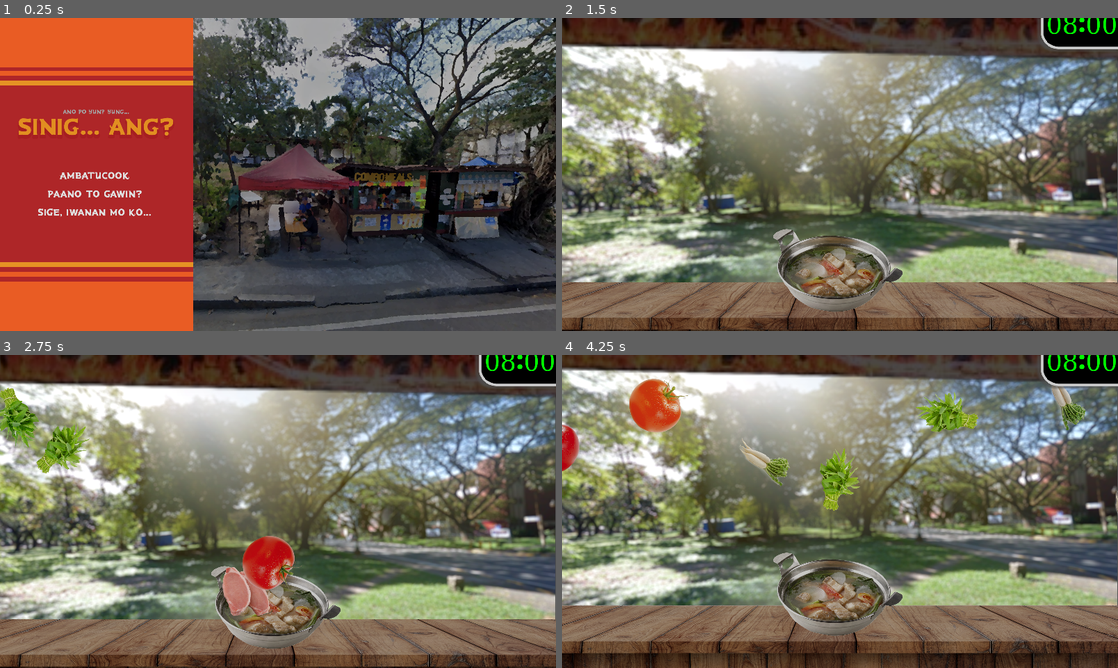
Above: before the commit, frames 1-4 (two rows, left to right).
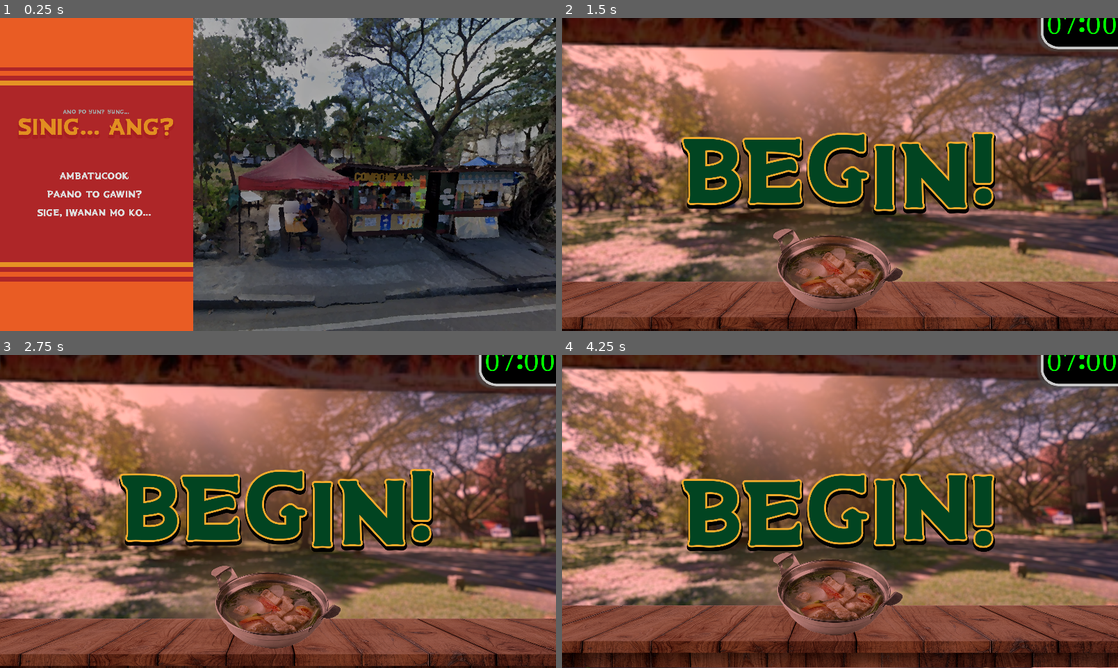
Above: after the commit, the same moments.

Repository: FlamingHerb/develup-chapter-1-quest
Game: Godot game, scene res://scenes/main_menu.tscn
Same seed, same stepped clock (60 frames per second), same inputs: the game is played once before the commit and once after it. The engine's default icon, where the game draws it, is replaced by a stand-in: a white triangle on a blue panel in a dark square. Sound files missing from this copy of the repository are replaced by a short silence.
Inputs (mouse positions are in pixels of both pictures, inside the frame that each line leads up to):
- Up to frame 1 (0.25 s): no input
- Up to frame 2 (1.5 s): click "Ambatucook" at 0.5 s; tap Enter at 1.25 s; move the mouse to (962, 158) at 1.27 s; hold Space from 1.28 s (still down); click (962, 158) at 1.42 s
- Up to frame 3 (2.75 s): move the mouse to (461, 401) at 2.02 s; release Space at 2.03 s; tap Space at 2.1, 2.27, 2.57 s; click (461, 401) at 2.17 s
- Up to frame 4 (4.25 s): move the mouse to (834, 567) at 2.77 s; hold Space 2.78-3.53 s; click (834, 567) at 2.92 s; move the mouse to (867, 558) at 3.52 s; tap Space at 3.6, 3.77, 4.07 s; click (867, 558) at 3.67 s

The runs differ from the first frame. In frame 1, 0.3% of the frame differs, in the area x 6-27%, y 49-64%; in frame 2, 78%; in frame 3, 79%; in frame 4, 80%, in the area x 0-100%, y 0-100%.

Commit message:
feat: working stuff

Diff:
--- a/project.godot
+++ b/project.godot
@@ -23,14 +23,14 @@
 [display]
 
 window/stretch/mode="canvas_items"
+window/vsync/vsync_mode=2
 window/snap/snap_2d_vertices_to_pixel=true
 
 [physics]
 
 2d/run_on_separate_thread=true
+common/physics_interpolation=true
 
 [rendering]
 
-anti_aliasing/quality/msaa_2d=3
-2d/snap/snap_2d_transforms_to_pixel=true
 2d/snap/snap_2d_vertices_to_pixel=true
--- a/scenes/game_main.tscn
+++ b/scenes/game_main.tscn
@@ -69,6 +69,68 @@
 font_size = 52
 font_color = Color(1, 0, 0, 1)
 
+[sub_resource type="StyleBoxEmpty" id="StyleBoxEmpty_0my7p"]
+content_margin_top = 30.0
+
+[sub_resource type="Animation" id="Animation_v4jiy"]
+length = 0.001
+tracks/0/type = "value"
+tracks/0/imported = false
+tracks/0/enabled = true
+tracks/0/path = NodePath("UIStuff/ComboPanel:position")
+tracks/0/interp = 1
+tracks/0/loop_wrap = true
+tracks/0/keys = {
+"times": PackedFloat32Array(0),
+"transitions": PackedFloat32Array(1),
+"update": 0,
+"values": [Vector2(-280, 0)]
+}
+tracks/1/type = "value"
+tracks/1/imported = false
+tracks/1/enabled = true
+tracks/1/path = NodePath("UIStuff/RoundStart:visible_ratio")
+tracks/1/interp = 1
+tracks/1/loop_wrap = true
+tracks/1/keys = {
+"times": PackedFloat32Array(0),
+"transitions": PackedFloat32Array(1),
+"update": 0,
+"values": [1.0]
+}
+
+[sub_resource type="Animation" id="Animation_2xmc5"]
+resource_name = "begin_animation"
+length = 7.5
+tracks/0/type = "value"
+tracks/0/imported = false
+tracks/0/enabled = true
+tracks/0/path = NodePath("UIStuff/RoundStart:visible_ratio")
+tracks/0/interp = 1
+tracks/0/loop_wrap = true
+tracks/0/keys = {
+"times": PackedFloat32Array(0, 0.5, 7, 7.5),
+"transitions": PackedFloat32Array(1, 1, 1, 1),
+"update": 0,
+"values": [0.0, 1.0, 1.0, 0.0]
+}
+
+[sub_resource type="Animation" id="Animation_esw2s"]
+resource_name = "hide_combo"
+length = 0.5
+tracks/0/type = "value"
+tracks/0/imported = false
+tracks/0/enabled = true
+tracks/0/path = NodePath("UIStuff/ComboPanel:position")
+tracks/0/interp = 1
+tracks/0/loop_wrap = true
+tracks/0/keys = {
+"times": PackedFloat32Array(0, 0.5),
+"transitions": PackedFloat32Array(0.329877, 1),
+"update": 0,
+"values": [Vector2(0, 0), Vector2(-280, 0)]
+}
+
 [sub_resource type="Animation" id="Animation_bf6oq"]
 resource_name = "show_combo"
 length = 0.5
@@ -85,40 +147,10 @@
 "values": [Vector2(-280, 0), Vector2(0, 0)]
 }
 
-[sub_resource type="Animation" id="Animation_v4jiy"]
-length = 0.001
-tracks/0/type = "value"
-tracks/0/imported = false
-tracks/0/enabled = true
-tracks/0/path = NodePath("UIStuff/ComboPanel:position")
-tracks/0/interp = 1
-tracks/0/loop_wrap = true
-tracks/0/keys = {
-"times": PackedFloat32Array(0),
-"transitions": PackedFloat32Array(1),
-"update": 0,
-"values": [Vector2(-280, 0)]
-}
-
-[sub_resource type="Animation" id="Animation_esw2s"]
-resource_name = "hide_combo"
-length = 0.5
-tracks/0/type = "value"
-tracks/0/imported = false
-tracks/0/enabled = true
-tracks/0/path = NodePath("UIStuff/ComboPanel:position")
-tracks/0/interp = 1
-tracks/0/loop_wrap = true
-tracks/0/keys = {
-"times": PackedFloat32Array(0, 0.5),
-"transitions": PackedFloat32Array(0.329877, 1),
-"update": 0,
-"values": [Vector2(0, 0), Vector2(-280, 0)]
-}
-
 [sub_resource type="AnimationLibrary" id="AnimationLibrary_cyq48"]
 _data = {
 "RESET": SubResource("Animation_v4jiy"),
+"begin_animation": SubResource("Animation_2xmc5"),
 "hide_combo": SubResource("Animation_esw2s"),
 "show_combo": SubResource("Animation_bf6oq")
 }
@@ -126,7 +158,7 @@
 [node name="GameMain" type="Node2D"]
 script = ExtResource("1_3ull0")
 game_time = 7.0
-game_speed = 5
+game_speed = 10
 time_passes_allowed = false
 
 [node name="Background" type="Sprite2D" parent="."]
@@ -147,6 +179,7 @@
 
 [node name="SinigangPhysicsBody" type="Area2D" parent="."]
 position = Vector2(602, 570)
+input_pickable = false
 
 [node name="TheSinigang" type="Sprite2D" parent="SinigangPhysicsBody"]
 self_modulate = Color(0.762404, 0.762404, 0.762404, 1)
@@ -181,7 +214,6 @@
 process_physics_priority = 1
 position = Vector2(576, 320)
 zoom = Vector2(0.75, 0.75)
-process_callback = 0
 limit_left = -224
 limit_top = -126
 limit_right = 1376
@@ -192,6 +224,7 @@
 
 [node name="IngredientDeathZone" type="Area2D" parent="."]
 position = Vector2(0, 3)
+input_pickable = false
 
 [node name="Death" type="CollisionShape2D" parent="IngredientDeathZone"]
 position = Vector2(605, 847.5)
@@ -279,11 +312,38 @@
 text = "LUNCH TIME"
 label_settings = SubResource("LabelSettings_a06cu")
 
+[node name="RoundStart" type="RichTextLabel" parent="UIStuff"]
+anchors_preset = 8
+anchor_left = 0.5
+anchor_top = 0.5
+anchor_right = 0.5
+anchor_bottom = 0.5
+offset_left = -404.5
+offset_top = -93.5
+offset_right = 404.5
+offset_bottom = 93.5
+grow_horizontal = 2
+grow_vertical = 2
+mouse_filter = 2
+theme_override_colors/default_color = Color(0.00392157, 0.266667, 0.129412, 1)
+theme_override_colors/font_outline_color = Color(0.952941, 0.666667, 0.172549, 1)
+theme_override_colors/font_shadow_color = Color(0, 0, 0, 1)
+theme_override_constants/outline_size = 16
+theme_override_constants/shadow_offset_y = 6
+theme_override_constants/shadow_outline_size = 24
+theme_override_fonts/normal_font = ExtResource("12_gm7aq")
+theme_override_font_sizes/normal_font_size = 192
+theme_override_styles/normal = SubResource("StyleBoxEmpty_0my7p")
+bbcode_enabled = true
+text = "[wave amp=100.0 freq=5.0 connected=1] BEGIN!
+[/wave]"
+scroll_active = false
+
 [node name="Timer" type="Timer" parent="."]
-autostart = true
 
 [node name="StartOfGameTimer" type="Timer" parent="."]
-wait_time = 10.0
+wait_time = 9.0
+one_shot = true
 
 [node name="AnimationPlayer" type="AnimationPlayer" parent="."]
 libraries = {
@@ -293,3 +353,4 @@
 [connection signal="body_entered" from="SinigangPhysicsBody" to="." method="_on_sinigang_physics_body_body_entered"]
 [connection signal="body_entered" from="IngredientDeathZone" to="." method="_on_ingredient_death_zone_body_entered"]
 [connection signal="timeout" from="Timer" to="." method="_on_timer_timeout"]
+[connection signal="timeout" from="StartOfGameTimer" to="." method="_on_start_of_game_timer_timeout"]
--- a/scenes/game_main/item_base.tscn
+++ b/scenes/game_main/item_base.tscn
@@ -21,8 +21,7 @@
 debug_color = Color(0.971267, 0, 0.449118, 0.42)
 
 [node name="Area2D" type="Area2D" parent="."]
-collision_layer = 2
-collision_mask = 2
+collision_mask = 0
 
 [node name="CollisionShape2D" type="CollisionShape2D" parent="Area2D"]
 shape = SubResource("CircleShape2D_if1u6")
--- a/scripts/game_main.gd
+++ b/scripts/game_main.gd
@@ -10,6 +10,9 @@
 @onready var flavor_text = $UIStuff/ComboPanel/FlavorText
 @onready var combo_count_text = $UIStuff/ComboPanel/ComboLabel
 @onready var combo_panel = $UIStuff/ComboPanel
+
+@onready var spawn_timer = $Timer
+@onready var start_of_game_timer = $StartOfGameTimer
 
 enum StartingPosition {LEFT, RIGHT}
 enum ItemType {ITEM, ENEMY}
@@ -40,9 +43,12 @@
 
 # Called when the node enters the scene tree for the first time.
 func _ready() -> void:
-	#_new_item_spawn()
-	pass
+	animation_player.play("begin_animation")
 
+	start_of_game_timer.start()
+
+	screen_tint.change_color(game_time)
+	_change_time_label(game_time)
 
 # Called every frame. 'delta' is the elapsed time since the previous frame.
 func _process(delta: float) -> void:
@@ -55,26 +61,10 @@
 		_change_time_label(game_time)
 		screen_tint.change_color(game_time)
 
-func _input(event: InputEvent) -> void:
-	if event is InputEventKey and Input.is_key_pressed(KEY_SPACE):
-		_new_item_spawn()
-
-#===============================================================================
-# Custom functions
-#===============================================================================
-
-func _new_item_spawn():
-	var new_item = load("res://scenes/game_main/item_base.tscn")
-	var adding_item = new_item.instantiate()
-
-	if randi_range(0, 1):
-		adding_item.position.x = randi_range(-600, -400)
-	else:
-		adding_item.position.x =  randi_range(1500, 1700)
-
-	adding_item.position.y = randi_range(-100, 700)
-
-	projectile_group.add_child(adding_item)
+func _input(_event: InputEvent) -> void:
+	#if event is InputEventKey and Input.is_key_pressed(KEY_SPACE):
+		#_new_item_spawn()
+	pass
 
 ## If an ingredient falls.
 func _on_ingredient_death_zone_body_entered(body: Node2D) -> void:
@@ -82,7 +72,7 @@
 	fallen_items += 1
 	_change_combo_count(ComboEvent.FALLEN)
 
-	print("And it all fell wth.")
+	#print("And it all fell wth.")
 	body.queue_free()
 
 ## If an ingredient falls into the sinigang.
@@ -95,9 +85,43 @@
 		sinigang_drops += 1
 		_change_combo_count(ComboEvent.SINIDROP)
 
-		print("Did not cut it.")
+		#print("Did not cut it.")
 
 	body.queue_free()
+
+func _on_timer_timeout() -> void:
+	_new_item_spawn()
+
+func _on_start_of_game_timer_timeout() -> void:
+	# Game can now start, time resumes.
+	time_passes_allowed = true
+
+	# Play BGM woooh.
+	AudioManager.bgm_play("res://audio/csd2_diner_murder_mystery.ogg")
+
+	# Wait before spawning items.
+	await get_tree().create_timer(2).timeout
+	spawn_timer.start()
+
+
+
+#===============================================================================
+# Custom functions
+#===============================================================================
+
+func _new_item_spawn():
+	var new_item = preload("res://scenes/game_main/item_base.tscn")
+	var adding_item = new_item.instantiate()
+
+	if randi_range(0, 1):
+		adding_item.position.x = randi_range(-600, -400)
+	else:
+		adding_item.position.x =  randi_range(1500, 1700)
+
+	adding_item.position.y = randi_range(-100, 700)
+
+	projectile_group.add_child(adding_item)
+
 
 func _change_time_label(current_time: float):
 	var text_hour: String = ""
@@ -141,7 +165,7 @@
 		flavor_text.text = "COMBOS"
 
 	# Set style of color box again.
-	var style_box = load("res://scenes/themes/combo_panel.tres")
+	var style_box = preload("res://scenes/themes/combo_panel.tres")
 
 
 	# Change combo panel and text layout
@@ -157,12 +181,9 @@
 		#combo_count_text.add_theme_color_override("font_color", up_yellow_color.lerp(up_green_color, float(current_combo_count - 50)/50))
 		style_box.set("bg_color", up_green_color.lerp(up_maroon_color, float(current_combo_count - 50)/50))
 
-	print(combo_count_text.get_theme_color("font_color"))
+	#print(combo_count_text.get_theme_color("font_color"))
 
 	combo_panel.add_theme_stylebox_override("panel", style_box)
 
 	# Finally, change count.
 	combo_count_text.text = str(current_combo_count)
-
-func _on_timer_timeout() -> void:
-	_new_item_spawn()
--- a/scripts/game_main/camera_2d.gd
+++ b/scripts/game_main/camera_2d.gd
@@ -7,5 +7,6 @@
 	pass # Replace with function body.
 
 # Called every frame. 'delta' is the elapsed time since the previous frame.
-func _physics_process(delta: float) -> void:
+func _physics_process(_delta: float) -> void:
 	position = get_viewport().get_mouse_position()
+	#pass
--- a/scripts/game_main/item_base.gd
+++ b/scripts/game_main/item_base.gd
@@ -51,10 +51,10 @@
 	_calculate_linear_velocity()
 
 # Called every frame. 'delta' is the elapsed time since the previous frame.
-func _process(delta: float) -> void:
+func _process(_delta: float) -> void:
 	pass
 
-func _on_area_2d_input_event(viewport: Node, event: InputEvent, shape_idx: int) -> void:
+func _on_area_2d_input_event(_viewport: Node, event: InputEvent, _shape_idx: int) -> void:
 	# Ingredient is indeed cut.
 	if event is InputEventMouseButton and event.pressed and event.button_index == MOUSE_BUTTON_LEFT:
 		is_ingredient_cut = true
@@ -78,7 +78,7 @@
 	linear_velocity.x = (target_pos.x - position.x) / time_in_air
 	linear_velocity.y = ((target_pos.y - position.y) - ((960 * (time_in_air ** 2)) / 2)) / time_in_air
 	angular_velocity = randi_range(0, 20)
-	print(linear_velocity)
+	#print(linear_velocity)
 
 ## Recalculates velocity if the ingredient is actually cut.
 func _change_ingredient() -> void:
@@ -94,12 +94,15 @@
 	# Recalculate to be thrown towards the pot.
 	linear_velocity.x = (602 - position.x) / 0.1
 	linear_velocity.y = (570 - position.y) / 0.1
+
 	gravity_scale = 0
 
 	await get_tree().create_timer(0.2).timeout
 
 	freeze = false
 
+	angular_velocity = randi_range(0, 20)
+
 func _set_graphics() -> void:
 	ingredient_picked = ingredient.pick_random()
 	item_sprite.texture = ingredient_graphics[ingredient_picked]
--- a/scripts/main_menu.gd
+++ b/scripts/main_menu.gd
@@ -10,7 +10,7 @@
 	AudioManager.bgm_play("res://audio/csd2_mainmenu_c.ogg")
 
 # Called every frame. 'delta' is the elapsed time since the previous frame.
-func _process(delta: float) -> void:
+func _process(_delta: float) -> void:
 	pass
 
 func _on_start_game_pressed() -> void:
Not shown, added: audio/csd2_diner_murder_mystery.ogg.import
Not shown: 1 places in scenes/game_main.tscn that only renumber resources
Not shown, added: audio/csd2_diner_murder_mystery.ogg
